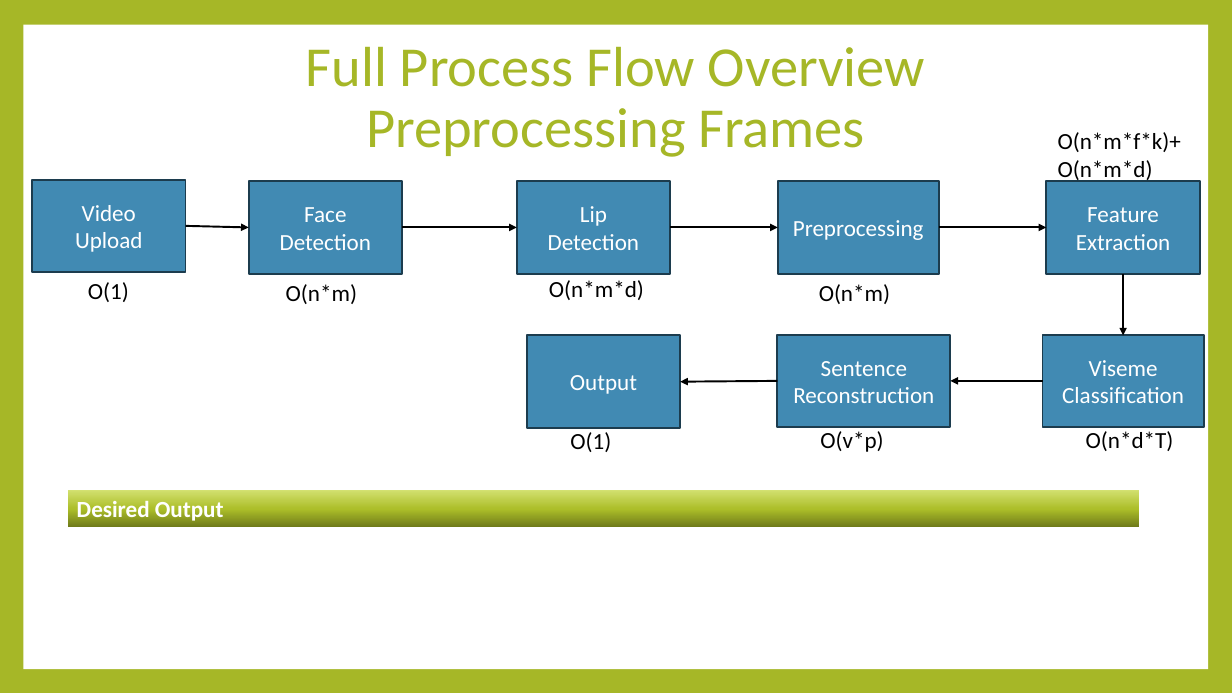
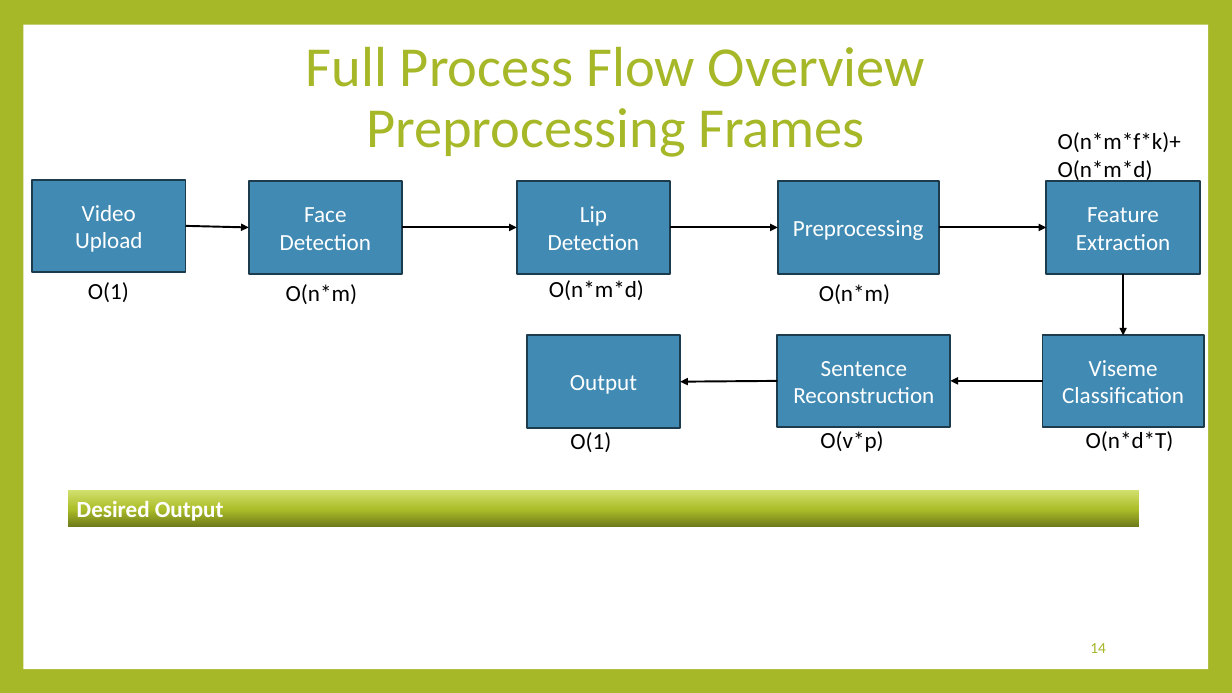
Before and after one commit to majdsalameh1211/VisoSpeak, a slide deck: slide 14 of Phase 1 Presentation.pptx (slide 17 before the commit). Drawn at 1232x693 pixels with LibreOffice and Linux fonts; fonts in the diff are those of the drawing. Boxes give left, top, right and bottom in pixels: in the first picture for what was removed or moved away, otherwise in the second. Text is boxed around its words. In the diff, an @@ line names an element or a change of style, - is before the commit and + after.

```diff
--- a/Phase 1 Presentation.pptx
+++ b/Phase 1 Presentation.pptx
@@ page number added at [1090, 643, 1106, 653], 12 pt, text #A6B727 @@
+14
```
Also in this commit, not shown: 20 other slides changed, 2 slides added, 5 slides removed.
